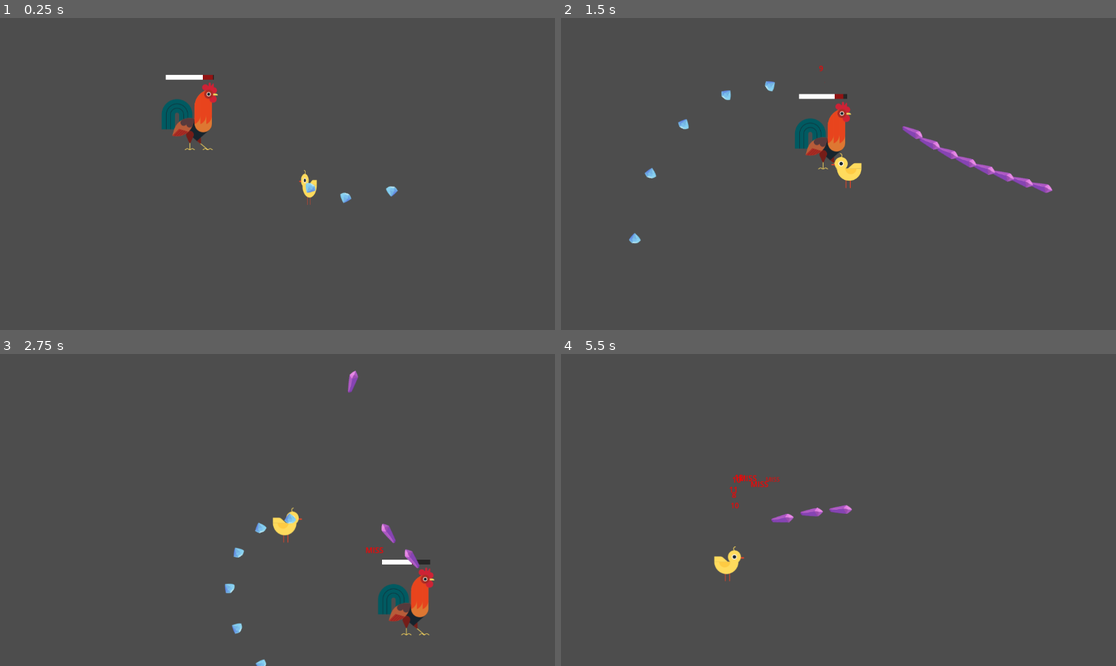
Above: before the commit, frames 1-4 (two rows, left to right).
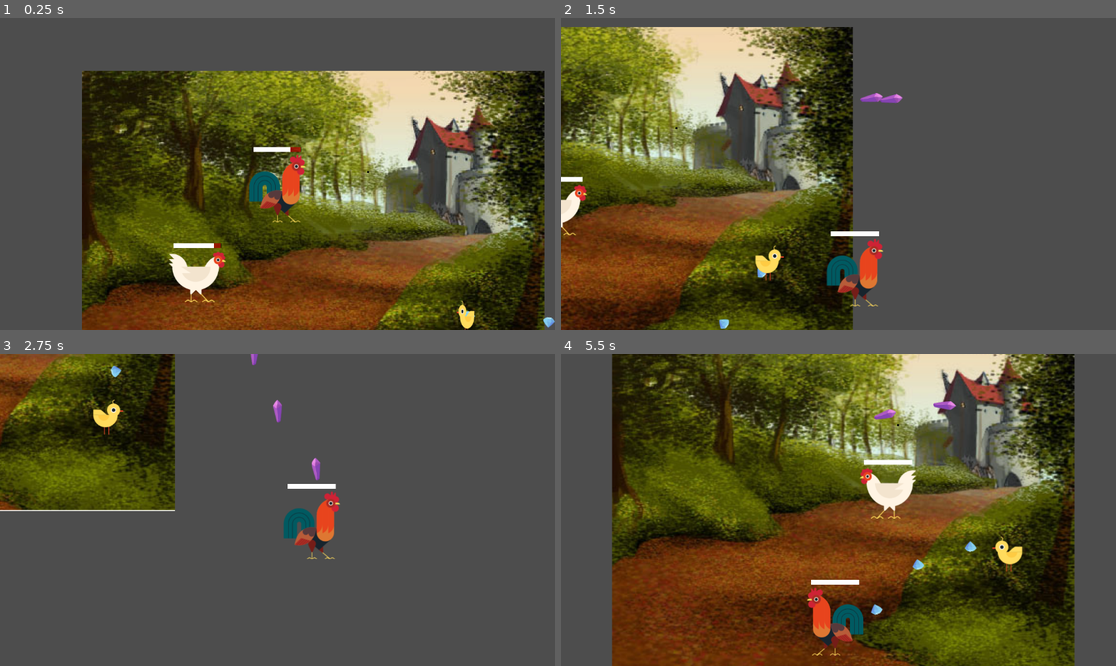
Above: after the commit, the same moments.

Repository: Rundll86/ChickenVSBear
Game: Godot game, scene res://components/Scenes/World.tscn
The game is run twice, just before and just after one commit, with the same random seed, the same clock (stepped at 60 frames per second) and the same inputs.
Inputs (mouse positions are in pixels of both pictures, inside the frame that each line leads up to):
- Up to frame 1 (0.25 s): no input
- Up to frame 2 (1.5 s): move the mouse to (960, 158) at 0.52 s; press the mouse at (960, 158) at 0.53 s; hold D (m_right) 0.53-1.28 s; tap Space (sprint, bound only after the commit) at 0.8, 1.35 s; move the mouse to (727, 189) at 1.27 s; release the mouse at (727, 189) at 1.28 s; hold S (m_down) from 1.28 s (still down)
- Up to frame 3 (2.75 s): right-click (166, 525) at 1.55 s; move the mouse to (333, 441) at 2.02 s; release S (m_down) at 2.03 s; press the mouse at (333, 441) at 2.03 s; hold D (m_right) from 2.03 s (still down); right-click (333, 441) at 2.1 s
- Up to frame 4 (5.5 s): move the mouse to (810, 572) at 2.77 s; release D (m_right) at 2.78 s; release the mouse at (810, 572) at 2.78 s; hold W (m_up) 2.78-3.53 s; click (810, 572) at 2.85 s; tap Space (sprint, bound only after the commit) at 3.05, 3.6, 5.3 s; move the mouse to (1005, 556) at 3.52 s; hold A (m_left) 3.53-5.03 s; right-click (1005, 556) at 3.8 s; move the mouse to (672, 463) at 4.27 s; right-click (672, 463) at 4.35 s; click (672, 463) at 4.55 s; move the mouse to (866, 510) at 5.02 s; press the mouse at (866, 510) at 5.03 s; hold S (m_down) from 5.03 s (still down)

The runs differ from the first frame. In frame 1, 67% of the frame differs, in the area x 14-100%, y 16-100%; in frame 2, 51%; in frame 3, 19%; in frame 4, 81%, in the area x 9-93%, y 0-100%.

Commit message:
Add sound effects and character scripts
- Imported new sound effects: "Low Boing", "Low Whoosh", and "Pew" with corresponding import files.
- Created a new character script for "Hen" with basic AI and attack functionality.
- Implemented an effect controller script for managing particle effects with one-shot functionality.

Diff:
--- /dev/null
+++ b/components/Abstracts/EffectBase.tscn
@@ -0,0 +1,16 @@
+[gd_scene load_steps=3 format=3 uid="uid://bcvuuy2m0pke0"]
+
+[ext_resource type="Script" path="res://scripts/Statemachine/EffectController.gd" id="1_pt2rk"]
+
+[sub_resource type="ParticleProcessMaterial" id="ParticleProcessMaterial_tgxns"]
+particle_flag_disable_z = true
+gravity = Vector3(0, 98, 0)
+
+[node name="EffectBase" type="Node2D"]
+script = ExtResource("1_pt2rk")
+
+[node name="particles" type="GPUParticles2D" parent="."]
+unique_name_in_owner = true
+amount = 30
+process_material = SubResource("ParticleProcessMaterial_tgxns")
+explosiveness = 1.0
--- a/components/Abstracts/EntityBase.tscn
+++ b/components/Abstracts/EntityBase.tscn
@@ -84,11 +84,21 @@
 blend_point_1/pos = 1.0
 snap = 1.0
 
-[sub_resource type="RectangleShape2D" id="RectangleShape2D_ce3to"]
-size = Vector2(64, 14)
+[sub_resource type="CircleShape2D" id="CircleShape2D_34h7q"]
 
 [node name="EntityBase" type="CharacterBody2D"]
 script = ExtResource("1_mvol6")
+
+[node name="sounds" type="Node2D" parent="."]
+unique_name_in_owner = true
+
+[node name="attack" type="AudioStreamPlayer2D" parent="sounds"]
+
+[node name="sprint" type="AudioStreamPlayer2D" parent="sounds"]
+
+[node name="miss" type="AudioStreamPlayer2D" parent="sounds"]
+
+[node name="hurt" type="AudioStreamPlayer2D" parent="sounds"]
 
 [node name="texture" type="AnimatedSprite2D" parent="."]
 unique_name_in_owner = true
@@ -117,9 +127,6 @@
 [node name="weapons" type="Node2D" parent="texture"]
 unique_name_in_owner = true
 
-[node name="movebox" type="CollisionShape2D" parent="."]
-shape = SubResource("RectangleShape2D_ce3to")
-
 [node name="statebar" parent="." instance=ExtResource("2_uje1g")]
 unique_name_in_owner = true
 position = Vector2(0, -100)
@@ -127,3 +134,7 @@
 [node name="damageAnchor" type="Node2D" parent="statebar"]
 unique_name_in_owner = true
 position = Vector2(0, -20)
+
+[node name="movebox" type="CollisionShape2D" parent="."]
+shape = SubResource("CircleShape2D_34h7q")
+disabled = true
--- /dev/null
+++ b/components/Bullets/HenBomb.tscn
@@ -0,0 +1,17 @@
+[gd_scene load_steps=3 format=3 uid="uid://dm6viyjsje6yj"]
+
+[ext_resource type="PackedScene" uid="uid://crtdkysmnkith" path="res://components/Abstracts/BulletBase.tscn" id="1_2l75q"]
+
+[sub_resource type="CircleShape2D" id="CircleShape2D_q8kgb"]
+radius = 60.0
+
+[node name="HenBomb" instance=ExtResource("1_2l75q")]
+fields = {
+0: 10,
+1: 5,
+2: 0
+}
+lifeTime = 100.0
+
+[node name="hitbox" parent="." index="1"]
+shape = SubResource("CircleShape2D_q8kgb")
--- a/components/Characters/Chick.tscn
+++ b/components/Characters/Chick.tscn
@@ -1,9 +1,11 @@
-[gd_scene load_steps=7 format=3 uid="uid://b0ncrvm8u4pox"]
+[gd_scene load_steps=8 format=3 uid="uid://b0ncrvm8u4pox"]
 
 [ext_resource type="PackedScene" uid="uid://cvogxi7mktumf" path="res://components/Abstracts/EntityBase.tscn" id="1_goqmy"]
 [ext_resource type="Script" path="res://scripts/Contents/Characters/Chick.gd" id="2_r6bub"]
 [ext_resource type="Texture2D" uid="uid://7pkplcqqxvnp" path="res://resources/characters/chick/chick-a.svg" id="2_syddq"]
 [ext_resource type="Texture2D" uid="uid://dj5dvqb8gsedr" path="res://resources/characters/chick/chick-b.svg" id="3_064jv"]
+[ext_resource type="AudioStream" uid="uid://b7pxuov1id0ho" path="res://resources/sounds/effect/Pew.mp3" id="3_ik1xf"]
+[ext_resource type="PackedScene" uid="uid://dny25qkcvtaa2" path="res://components/Effects/FirePot.tscn" id="6_kvx3n"]
 
 [sub_resource type="SpriteFrames" id="SpriteFrames_xji3d"]
 animations = [{
@@ -27,14 +29,15 @@
 "speed": 5.0
 }]
 
-[sub_resource type="RectangleShape2D" id="RectangleShape2D_rn84j"]
-size = Vector2(19.5, 14)
-
 [node name="Chick" instance=ExtResource("1_goqmy")]
 script = ExtResource("2_r6bub")
+cooldownUnit = 200.0
 displayName = "小鸡"
 
-[node name="texture" parent="." index="0"]
+[node name="hurt" parent="sounds" index="3"]
+stream = ExtResource("3_ik1xf")
+
+[node name="texture" parent="." index="1"]
 position = Vector2(0, -37)
 sprite_frames = SubResource("SpriteFrames_xji3d")
 animation = &"walk"
@@ -42,8 +45,7 @@
 [node name="normal" type="Node2D" parent="texture/weapons" index="0"]
 position = Vector2(30, -12)
 
-[node name="movebox" parent="." index="1"]
-shape = SubResource("RectangleShape2D_rn84j")
+[node name="firepot" parent="texture/weapons/normal" index="0" instance=ExtResource("6_kvx3n")]
 
 [node name="statebar" parent="." index="2" node_paths=PackedStringArray("entity")]
 position = Vector2(0, -82)
--- a/components/Characters/Hen.tscn
+++ b/components/Characters/Hen.tscn
@@ -1,5 +1,52 @@
-[gd_scene load_steps=2 format=3 uid="uid://c8h1abpbe6cww"]
+[gd_scene load_steps=8 format=3 uid="uid://c8h1abpbe6cww"]
 
 [ext_resource type="PackedScene" uid="uid://cvogxi7mktumf" path="res://components/Abstracts/EntityBase.tscn" id="1_twxai"]
+[ext_resource type="Script" path="res://scripts/Contents/Characters/Hen.gd" id="2_8u5a0"]
+[ext_resource type="Texture2D" uid="uid://b5m0fpg3ewfum" path="res://resources/characters/hen/hen-a.svg" id="2_k7xxq"]
+[ext_resource type="Texture2D" uid="uid://3o0oqobnr3b2" path="res://resources/characters/hen/hen-b.svg" id="3_cpiwr"]
+[ext_resource type="AudioStream" uid="uid://cxhsnyjhrnicl" path="res://resources/sounds/effect/Glug.wav" id="3_ojyt7"]
 
-[node name="EntityBase" instance=ExtResource("1_twxai")]
+[sub_resource type="SpriteFrames" id="SpriteFrames_xwexj"]
+animations = [{
+"frames": [{
+"duration": 1.0,
+"texture": ExtResource("2_k7xxq")
+}],
+"loop": true,
+"name": &"idle",
+"speed": 5.0
+}, {
+"frames": [{
+"duration": 1.0,
+"texture": ExtResource("2_k7xxq")
+}, {
+"duration": 1.0,
+"texture": ExtResource("3_cpiwr")
+}],
+"loop": true,
+"name": &"walk",
+"speed": 5.0
+}]
+
+[sub_resource type="CircleShape2D" id="CircleShape2D_0uubu"]
+radius = 40.0
+
+[node name="Hen" instance=ExtResource("1_twxai")]
+script = ExtResource("2_8u5a0")
+cooldownUnit = 500.0
+
+[node name="hurt" parent="sounds" index="3"]
+stream = ExtResource("3_ojyt7")
+
+[node name="texture" parent="." index="1"]
+sprite_frames = SubResource("SpriteFrames_xwexj")
+animation = &"walk"
+
+[node name="hitbox" parent="texture/hurtbox" index="0"]
+shape = SubResource("CircleShape2D_0uubu")
+
+[node name="normal" type="Node2D" parent="texture/weapons" index="0"]
+
+[node name="statebar" parent="." index="2" node_paths=PackedStringArray("entity")]
+position = Vector2(0, -114)
+entity = NodePath("..")
--- a/components/Characters/Rooster.tscn
+++ b/components/Characters/Rooster.tscn
@@ -1,9 +1,13 @@
-[gd_scene load_steps=7 format=3 uid="uid://bm7ymrri6pykb"]
+[gd_scene load_steps=11 format=3 uid="uid://bm7ymrri6pykb"]
 
 [ext_resource type="PackedScene" uid="uid://cvogxi7mktumf" path="res://components/Abstracts/EntityBase.tscn" id="1_e5pl8"]
 [ext_resource type="Script" path="res://scripts/Contents/Characters/Rooster.gd" id="2_oqdqd"]
 [ext_resource type="Texture2D" uid="uid://fn8qx72clh38" path="res://resources/characters/cock/rooster-a.svg" id="2_q0j6j"]
+[ext_resource type="AudioStream" uid="uid://dclinyhu256xi" path="res://resources/sounds/effect/Low Whoosh.mp3" id="3_4syso"]
 [ext_resource type="Texture2D" uid="uid://ci2ik43ce82uy" path="res://resources/characters/cock/rooster-b.svg" id="3_b0fgx"]
+[ext_resource type="AudioStream" uid="uid://cdrevrq7n6yqa" path="res://resources/sounds/effect/Boing.mp3" id="4_66s6c"]
+[ext_resource type="AudioStream" uid="uid://dmxh3bpk8vyy5" path="res://resources/sounds/effect/Coin.mp3" id="5_xnbhq"]
+[ext_resource type="AudioStream" uid="uid://des7x0l4f3ijc" path="res://resources/sounds/effect/Low Boing.mp3" id="6_nmmw2"]
 
 [sub_resource type="SpriteFrames" id="SpriteFrames_4v2ol"]
 animations = [{
@@ -32,8 +36,21 @@
 
 [node name="Rooster" instance=ExtResource("1_e5pl8")]
 script = ExtResource("2_oqdqd")
+cooldownUnit = 200.0
 
-[node name="texture" parent="." index="0"]
+[node name="attack" parent="sounds" index="0"]
+stream = ExtResource("3_4syso")
+
+[node name="sprint" parent="sounds" index="1"]
+stream = ExtResource("4_66s6c")
+
+[node name="miss" parent="sounds" index="2"]
+stream = ExtResource("5_xnbhq")
+
+[node name="hurt" parent="sounds" index="3"]
+stream = ExtResource("6_nmmw2")
+
+[node name="texture" parent="." index="1"]
 position = Vector2(0, -70)
 sprite_frames = SubResource("SpriteFrames_4v2ol")
 animation = &"walk"
--- /dev/null
+++ b/components/Effects/FirePot.tscn
@@ -0,0 +1,52 @@
+[gd_scene load_steps=11 format=3 uid="uid://dny25qkcvtaa2"]
+
+[ext_resource type="PackedScene" uid="uid://bcvuuy2m0pke0" path="res://components/Abstracts/EffectBase.tscn" id="1_k7ukc"]
+
+[sub_resource type="Curve" id="Curve_ohc88"]
+_data = [Vector2(0, 1), 0.0, 0.0, 0, 0, Vector2(1, 0), 0.0, 0.0, 0, 0]
+point_count = 2
+
+[sub_resource type="CurveTexture" id="CurveTexture_6awim"]
+curve = SubResource("Curve_ohc88")
+
+[sub_resource type="Gradient" id="Gradient_14cxb"]
+colors = PackedColorArray(0.780392, 0.498039, 0, 1, 1, 0, 0, 1)
+
+[sub_resource type="GradientTexture1D" id="GradientTexture1D_2p6rn"]
+gradient = SubResource("Gradient_14cxb")
+
+[sub_resource type="Gradient" id="Gradient_g8be5"]
+offsets = PackedFloat32Array(0, 0.5, 1)
+colors = PackedColorArray(1, 1, 1, 1, 1, 1, 1, 1, 0, 0, 0, 1)
+
+[sub_resource type="GradientTexture1D" id="GradientTexture1D_miml8"]
+gradient = SubResource("Gradient_g8be5")
+
+[sub_resource type="Curve" id="Curve_qy5ym"]
+_data = [Vector2(0, 0), 0.0, 0.0, 0, 0, Vector2(1, 1), 0.0, 0.0, 0, 0]
+point_count = 2
+
+[sub_resource type="CurveTexture" id="CurveTexture_wcx7i"]
+curve = SubResource("Curve_qy5ym")
+
+[sub_resource type="ParticleProcessMaterial" id="ParticleProcessMaterial_pah3d"]
+particle_flag_disable_z = true
+angle_min = 1.07288e-05
+angle_max = 360.0
+direction = Vector3(0, -1, 0)
+spread = 15.0
+initial_velocity_min = 10.0
+initial_velocity_max = 300.0
+gravity = Vector3(0, 0, 0)
+scale_min = 2.0
+scale_max = 12.0
+scale_over_velocity_curve = SubResource("CurveTexture_wcx7i")
+color_ramp = SubResource("GradientTexture1D_miml8")
+color_initial_ramp = SubResource("GradientTexture1D_2p6rn")
+alpha_curve = SubResource("CurveTexture_6awim")
+
+[node name="FirePot" instance=ExtResource("1_k7ukc")]
+
+[node name="particles" parent="." index="0"]
+amount = 50
+process_material = SubResource("ParticleProcessMaterial_pah3d")
--- a/components/Scenes/World.tscn
+++ b/components/Scenes/World.tscn
@@ -1,11 +1,14 @@
-[gd_scene load_steps=5 format=3 uid="uid://dmxi1ikn6avig"]
+[gd_scene load_steps=7 format=3 uid="uid://dmxi1ikn6avig"]
 
 [ext_resource type="Script" path="res://scripts/Tools/WorldTool.gd" id="1_t2xvy"]
 [ext_resource type="PackedScene" uid="uid://dfwg750a47ggx" path="res://components/Scenes/UI.tscn" id="2_04cdd"]
 [ext_resource type="PackedScene" uid="uid://bm7ymrri6pykb" path="res://components/Characters/Rooster.tscn" id="3_5ui6q"]
 [ext_resource type="PackedScene" uid="uid://b0ncrvm8u4pox" path="res://components/Characters/Chick.tscn" id="4_tnil0"]
+[ext_resource type="PackedScene" uid="uid://c8h1abpbe6cww" path="res://components/Characters/Hen.tscn" id="5_i6i4p"]
+[ext_resource type="Texture2D" uid="uid://ckk8kahhof06u" path="res://resources/maps/Castle 2.png" id="6_p0nkj"]
 
 [node name="world" type="Node2D"]
+y_sort_enabled = true
 script = ExtResource("1_t2xvy")
 
 [node name="UI" parent="." instance=ExtResource("2_04cdd")]
@@ -13,6 +16,20 @@
 [node name="rooster" parent="." groups=["players"] instance=ExtResource("3_5ui6q")]
 position = Vector2(394, 274)
 
-[node name="chick" parent="." groups=["mobs"] instance=ExtResource("4_tnil0")]
-position = Vector2(644, 391)
+[node name="camera" type="Camera2D" parent="rooster"]
+position = Vector2(0, -100)
+process_callback = 0
+position_smoothing_enabled = true
+
+[node name="hen" parent="." groups=["mobs"] instance=ExtResource("5_i6i4p")]
+position = Vector2(210, 455)
+displayName = "母鸡"
+
+[node name="Chick" parent="." instance=ExtResource("4_tnil0")]
+position = Vector2(788, 513)
 isBoss = true
+
+[node name="Castle2" type="Sprite2D" parent="."]
+z_index = -1
+position = Vector2(468, 320)
+texture = ExtResource("6_p0nkj")
--- a/project.godot
+++ b/project.godot
@@ -48,7 +48,7 @@
 }
 sprint={
 "deadzone": 0.5,
-"events": [Object(InputEventMouseButton,"resource_local_to_scene":false,"resource_name":"","device":-1,"window_id":0,"alt_pressed":false,"shift_pressed":false,"ctrl_pressed":false,"meta_pressed":false,"button_mask":0,"position":Vector2(0, 0),"global_position":Vector2(0, 0),"factor":1.0,"button_index":2,"canceled":false,"pressed":false,"double_click":false,"script":null)
+"events": [Object(InputEventKey,"resource_local_to_scene":false,"resource_name":"","device":-1,"window_id":0,"alt_pressed":false,"shift_pressed":false,"ctrl_pressed":false,"meta_pressed":false,"pressed":false,"keycode":0,"physical_keycode":32,"key_label":0,"unicode":32,"location":0,"echo":false,"script":null)
 ]
 }
 
--- a/scripts/Contents/Characters/Chick.gd
+++ b/scripts/Contents/Characters/Chick.gd
@@ -4,7 +4,7 @@
 var angle = 0
 func _ready():
 	fields[FieldStore.Entity.MAX_HEALTH] = 1000
-	fields[FieldStore.Entity.MOVEMENT_SPEED] = 0.25
+	fields[FieldStore.Entity.MOVEMENT_SPEED] = 0.1
 	super._ready()
 
 func ai():
--- /dev/null
+++ b/scripts/Contents/Characters/Hen.gd
@@ -0,0 +1,15 @@
+extends EntityBase
+class_name Hen
+
+func _ready():
+	fields[FieldStore.Entity.MAX_HEALTH] = 75
+	fields[FieldStore.Entity.MOVEMENT_SPEED] = 0.25
+	super._ready()
+
+func ai():
+	move(currentFocusedBoss.position - position)
+	tryAttack(0)
+func attack(type):
+	if type == 0:
+		var weaponPos = findWeaponAnchor("normal")
+		BulletBase.generate(preload("res://components/Bullets/HenBomb.tscn"), self, weaponPos, 0)
--- a/scripts/Contents/Characters/Rooster.gd
+++ b/scripts/Contents/Characters/Rooster.gd
@@ -22,4 +22,4 @@
 	move(Vector2(
 		Input.get_axis("m_left", "m_right"),
 		Input.get_axis("m_up", "m_down")
-	) * 8, true)
+	) * sprintMultiplier, true)
--- /dev/null
+++ b/scripts/Statemachine/EffectController.gd
@@ -0,0 +1,17 @@
+extends Node2D
+class_name EffectController
+
+@export var oneShot: bool = true
+
+@onready var particles: GPUParticles2D = $"%particles"
+
+func _ready():
+	particles.emitting = false
+	particles.one_shot = oneShot
+func shot():
+	var cloned = particles.duplicate() as GPUParticles2D
+	cloned.emitting = true
+	add_child(cloned)
+	if oneShot:
+		await cloned.finished
+		cloned.queue_free()
--- a/scripts/Statemachine/EntityBase.gd
+++ b/scripts/Statemachine/EntityBase.gd
@@ -10,15 +10,17 @@
 	FieldStore.Entity.CRIT_DAMAGE: 1,
 	FieldStore.Entity.PENERATE: 0,
 }
-var cooldownUnit: float = 100 # 100毫秒每次攻击
 
+@export var cooldownUnit: float = 100 # 100毫秒每次攻击
 @export var isBoss: bool = false
 @export var displayName: String = "未知实体"
+@export var sprintMultiplier: float = 7
 
 @onready var animatree: AnimationTree = $"%animatree"
 @onready var texture: AnimatedSprite2D = $"%texture"
 @onready var hurtbox: Area2D = $"%hurtbox"
 @onready var statebar: EntityStateBar = $"%statebar"
+@onready var sounds: Node2D = $"%sounds"
 
 var health: float = 0
 
@@ -47,8 +49,10 @@
 	move_and_slide()
 
 # 通用方法
+func displace(direction: Vector2, isSprinting: bool = false):
+	return (direction if isSprinting else direction.normalized()) * fields.get(FieldStore.Entity.MOVEMENT_SPEED) * 400 * abs(animatree.get("parameters/blend_position"))
 func move(direction: Vector2, isSprinting: bool = false):
-	velocity = (direction if isSprinting else direction.normalized()) * fields.get(FieldStore.Entity.MOVEMENT_SPEED) * 200 * abs(animatree.get("parameters/blend_position"))
+	velocity = displace(direction, isSprinting)
 	var currentDirection = sign(direction.x)
 	if currentDirection != 0:
 		lastDirection = currentDirection
@@ -56,7 +60,10 @@
 	var baseDamage: float = bullet.fields.get(FieldStore.Bullet.DAMAGE) * randf_range(1 - GameRule.damageOffset, 1 + GameRule.damageOffset)
 	var damage = baseDamage + baseDamage * int(crit) * fields.get(FieldStore.Entity.CRIT_DAMAGE)
 	if sprinting:
+		playSound("miss")
 		damage = 0
+	else:
+		playSound("hurt")
 	health -= damage
 	DamageLabel.create(damage, crit, $"%damageAnchor".global_position + MathTool.randv2_range(GameRule.damageLabelSpawnOffset))
 	if isBoss:
@@ -75,9 +82,11 @@
 func tryAttack(type: int):
 	var state = startCooldown()
 	if state:
+		playSound("attack")
 		attack(type)
 	return state
 func trySprint():
+	playSound("sprint")
 	sprint()
 	sprinting = true
 func findWeaponAnchor(weaponName: String):
@@ -90,6 +99,14 @@
 	currentFocusedBoss = boss
 	if isPlayer():
 		UIState.bossbar.entity = boss
+func playSound(type: String):
+	var body = sounds.get_node_or_null(type)
+	if body is AudioStreamPlayer2D:
+		var cloned = body.duplicate() as AudioStreamPlayer2D
+		add_child(cloned)
+		cloned.play()
+		await cloned.finished
+		cloned.queue_free()
 
 # 关于分组
 func isPlayer():
Binary file added: resources/maps/Castle 2.png
Not shown, added: resources/maps/Castle 2.png.import
Not shown, added: resources/sounds/effect/Boing.mp3.import
Not shown, added: resources/sounds/effect/Clang.mp3.import
Not shown, added: resources/sounds/effect/Coin.mp3.import
Not shown, added: resources/sounds/effect/Glug.wav.import
Not shown, added: resources/sounds/effect/Low Boing.mp3.import
Not shown, added: resources/sounds/effect/Low Whoosh.mp3.import
Not shown, added: resources/sounds/effect/Pew.mp3.import
Not shown, added: resources/sounds/effect/Boing.mp3
Not shown, added: resources/sounds/effect/Clang.mp3
Not shown, added: resources/sounds/effect/Coin.mp3
(and 4 more such lines)
